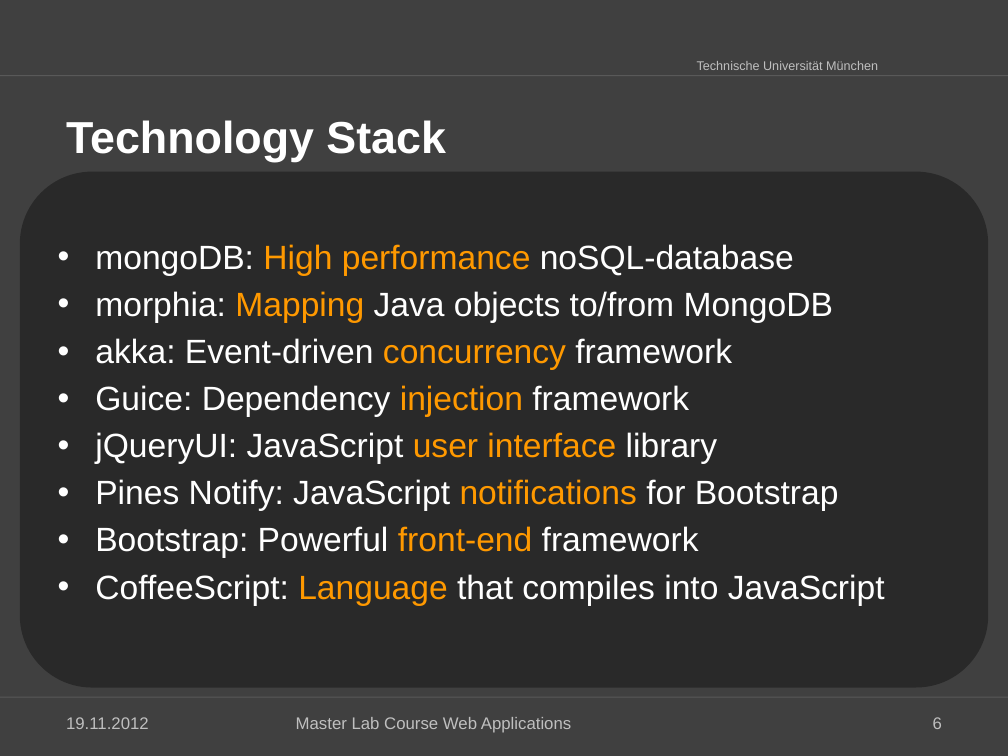
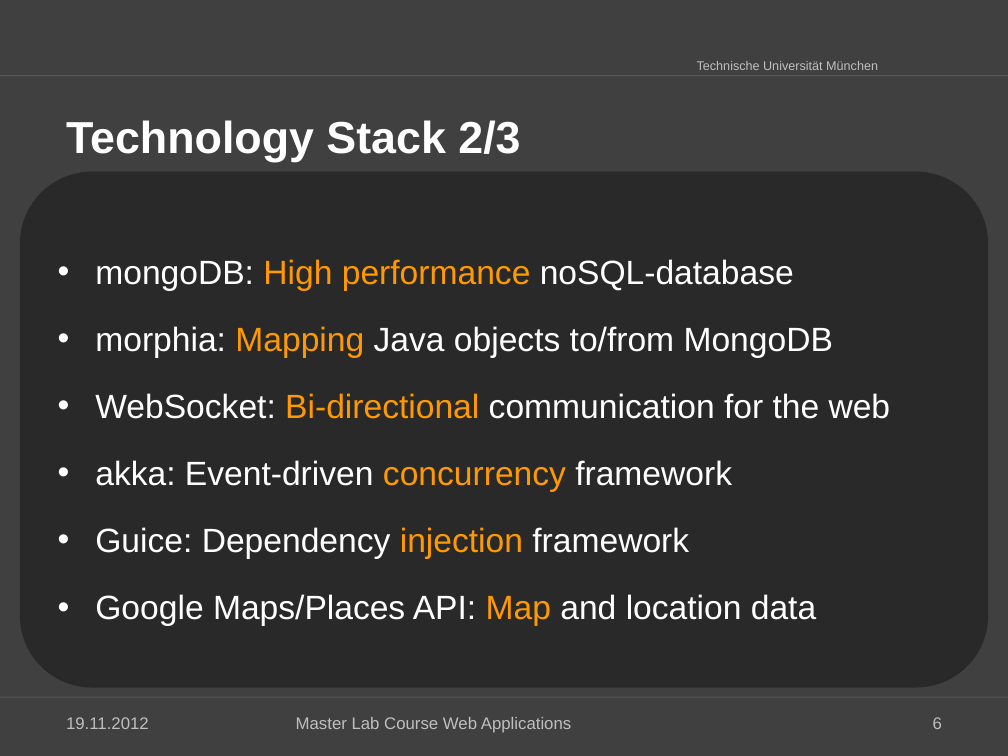
Before and after one commit to kneczaj/pi-puppids, a slide deck: slide 6 of docs/group4_Final_Presentation.pptx. Drawn at 1008x756 pixels with LibreOffice and Linux fonts; fonts in the diff are those of the drawing; background and template pictures are left out. Boxes give left, top, right and bottom in pixels: in the first picture for what was removed or moved away, otherwise in the second. Text is boxed around its words. In the diff, an @@ line names an element or a change of style, - is before the commit and + after.

Commit message:
added websocket, geolocation api and google maps/places to the technology stack

```diff
--- a/docs/group4_Final_Presentation.pptx
+++ b/docs/group4_Final_Presentation.pptx
@@ title at (66,120,520,162): text changed @@
-Technology Stack
+Technology Stack 2/3
@@ text at (95,259,833,559): line spacing 1 to 1.5 @@
@@ text at (95,393,891,419): paragraph added @@
+• WebSocket: Bi-directional communication for the web
@@ text at (95,594,816,626): text changed @@
-• jQueryUI: JavaScript user interface library
-• Pines Notify: JavaScript notifications for Bootstrap
-• Bootstrap: Powerful front-end framework
-• CoffeeScript: Language that compiles into JavaScript
+• Google Maps/Places API: Map and location data
```
Also in this commit, not shown: 1 other slide changed, 1 slide added, 1 other file.
